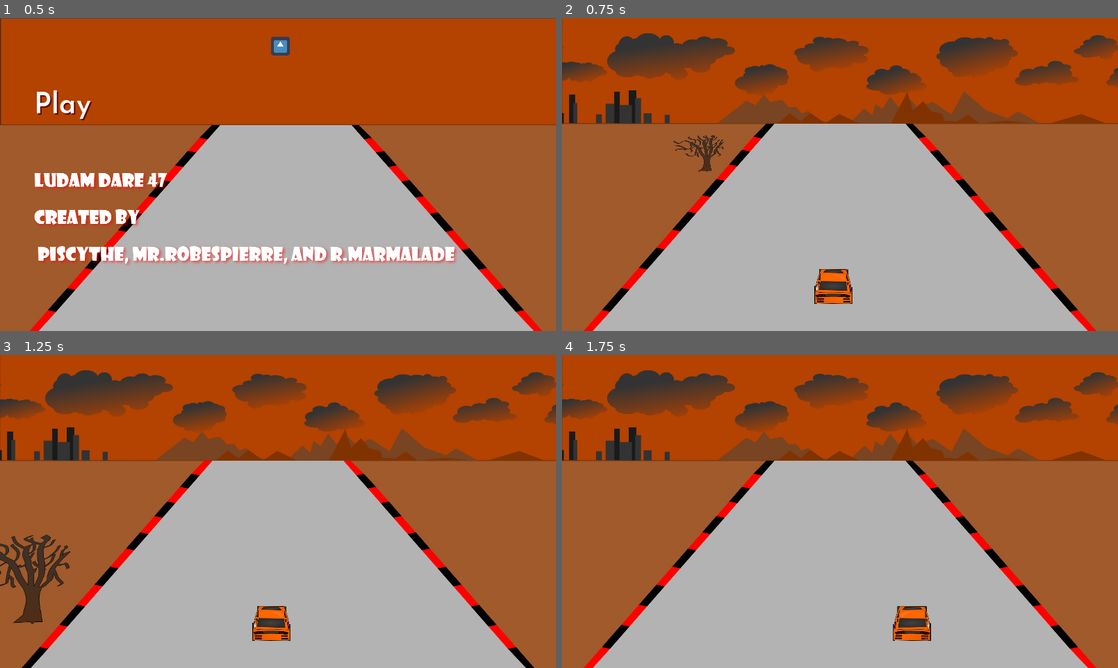
Above: before the commit, frames 1-4 (two rows, left to right).
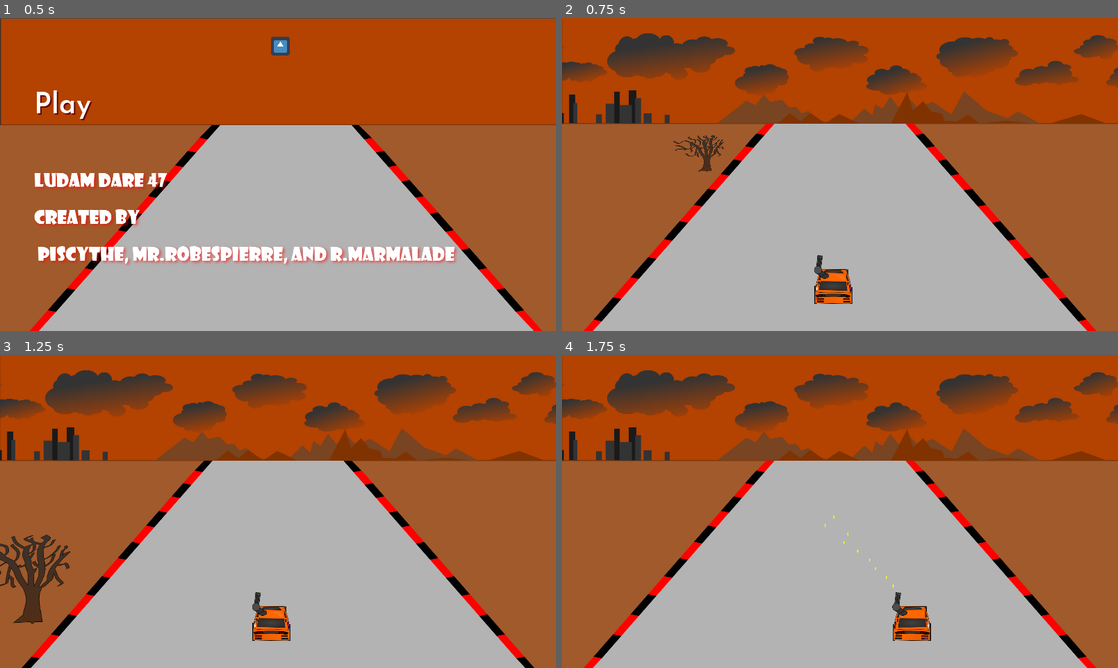
Above: after the commit, the same moments.

Repository: adambraude/LD47
Game: Godot game, scene res://test scene.tscn
Two runs of this game, one before a commit and one after it. Both use one fixed random seed, a clock stepped at 60 frames per second and the inputs below. The engine's default icon, where the game draws it, is replaced by a stand-in: a white triangle on a blue panel in a dark square.
Inputs:
- Up to frame 1 (0.5 s): no input
- Up to frame 2 (0.75 s): click "Play" at 0.5 s
- Up to frame 3 (1.25 s): no input
- Up to frame 4 (1.75 s): hold Right (ui_right) from 1.28 s (still down); hold Space (shoot, bound only after the commit) from 1.28 s (still down)

Frame 1 is identical in both runs. In frame 2, 1.5% of the frame differs, in the area x 5-95%, y 33-100%; in frame 3, 1.5%; in frame 4, 1.5%.

Commit message:
add player gun

Diff:
--- a/Background.tscn
+++ b/Background.tscn
@@ -215,7 +215,6 @@
 scale = Vector2( 1, 1.00565 )
 frames = SubResource( 1 )
 animation = "Road"
-frame = 2
 playing = true
 
 [node name="TrackAnimator" type="AnimationPlayer" parent="Road"]
--- /dev/null
+++ b/Bullet-0.tscn
@@ -0,0 +1,23 @@
+[gd_scene load_steps=4 format=2]
+
+[ext_resource path="res://Bullet.gd" type="Script" id=1]
+[ext_resource path="res://assets/minigun_bullet.png" type="Texture" id=2]
+
+[sub_resource type="CircleShape2D" id=1]
+radius = 6.61229
+
+[node name="Bullet" type="Node2D"]
+script = ExtResource( 1 )
+velocity = 600
+
+[node name="Sprite" type="Sprite" parent="."]
+texture = ExtResource( 2 )
+
+[node name="Area2D" type="Area2D" parent="."]
+collision_layer = 512
+
+[node name="CollisionShape2D" type="CollisionShape2D" parent="Area2D"]
+shape = SubResource( 1 )
+
+[node name="VisibilityNotifier2D" type="VisibilityNotifier2D" parent="."]
+[connection signal="screen_exited" from="VisibilityNotifier2D" to="." method="_on_VisibilityNotifier2D_screen_exited"]
--- /dev/null
+++ b/Bullet.gd
@@ -0,0 +1,28 @@
+extends Node2D
+
+
+# Declare member variables here. Examples:
+export var velocity = 0
+export var direction = 0
+export var drag = 0
+
+
+# Called when the node enters the scene tree for the first time.
+func _ready():
+	pass # Replace with function body.
+
+
+# Called every frame. 'delta' is the elapsed time since the previous frame.
+func _process(delta):
+	move_local_x(velocity*delta*cos(direction))
+	move_local_y(velocity*delta*sin(direction))
+	if (velocity < 0):
+		velocity = 0
+	else:
+		velocity -= delta*drag
+	pass
+
+
+func _on_VisibilityNotifier2D_screen_exited():
+	queue_free()
+	pass
--- a/Game.tscn
+++ b/Game.tscn
@@ -11,9 +11,8 @@
 
 [node name="Background" parent="." instance=ExtResource( 3 )]
 
-[node name="Tree" parent="Background/ParallaxLayer" index="2"]
-position = Vector2( 625, 350 )
-scale = Vector2( 0.402148, 0.241901 )
+[node name="Road" parent="Background" index="2"]
+frame = 2
 
 [node name="Player" parent="." instance=ExtResource( 1 )]
 position = Vector2( 866.523, 839.91 )
@@ -27,7 +26,6 @@
 
 [node name="Fireball" parent="." instance=ExtResource( 4 )]
 position = Vector2( 982.285, 249.734 )
-collision_layer = 2
 contacts_reported = 100
 contact_monitor = true
 can_sleep = false
--- /dev/null
+++ b/Gun.gd
@@ -0,0 +1,29 @@
+extends Node2D
+
+
+# Declare member variables here. Examples:
+export var bulletType = "res://Bullet-0.tscn"
+var bulletScene
+var shooting = false;
+
+
+# Called when the node enters the scene tree for the first time.
+func _ready():
+	bulletScene = load(bulletType)
+	$AnimatedSprite.play()
+
+
+
+# Called every frame. 'delta' is the elapsed time since the previous frame.
+func _process(delta):
+	if(Input.is_action_pressed("shoot") and $cooldown.time_left == 0):
+		  $AnimatedSprite.animation = "fire"
+		  var bullet = bulletScene.instance()
+		  bullet.position = self.global_position
+		  bullet.direction = PI*3/2
+		  bullet.direction += rand_range(-PI/16, PI/16)
+		  get_node("/root/").add_child(bullet)
+		  $cooldown.start()
+	if(not Input.is_action_pressed("shoot")):
+		$AnimatedSprite.animation = "idle"
+	pass
--- /dev/null
+++ b/Gun.tscn
@@ -0,0 +1,31 @@
+[gd_scene load_steps=5 format=2]
+
+[ext_resource path="res://assets/minigun_mount.png" type="Texture" id=1]
+[ext_resource path="res://assets/minigun_mount_fire.png" type="Texture" id=2]
+[ext_resource path="res://Gun.gd" type="Script" id=3]
+
+[sub_resource type="SpriteFrames" id=1]
+animations = [ {
+"frames": [ ExtResource( 1 ) ],
+"loop": true,
+"name": "idle",
+"speed": 5.0
+}, {
+"frames": [ ExtResource( 1 ), ExtResource( 2 ) ],
+"loop": true,
+"name": "fire",
+"speed": 24.0
+} ]
+
+[node name="Gun" type="Node2D"]
+script = ExtResource( 3 )
+
+[node name="AnimatedSprite" type="AnimatedSprite" parent="."]
+position = Vector2( -19.8611, -28.3083 )
+frames = SubResource( 1 )
+animation = "idle"
+centered = false
+
+[node name="cooldown" type="Timer" parent="."]
+wait_time = 0.05
+one_shot = true
--- a/Main.tscn
+++ b/Main.tscn
@@ -12,7 +12,7 @@
 [node name="Background" parent="." instance=ExtResource( 1 )]
 
 [node name="Road" parent="Background" index="2"]
-frame = 0
+frame = 1
 
 [node name="MobTimer" type="Timer" parent="."]
 wait_time = 2.0
--- a/PlayerDone.tscn
+++ b/PlayerDone.tscn
@@ -1,7 +1,8 @@
-[gd_scene load_steps=5 format=2]
+[gd_scene load_steps=6 format=2]
 
 [ext_resource path="res://Player.gd" type="Script" id=1]
 [ext_resource path="res://assets/car0_base.png" type="Texture" id=2]
+[ext_resource path="res://Gun.tscn" type="PackedScene" id=3]
 
 [sub_resource type="RectangleShape2D" id=1]
 extents = Vector2( 63.3024, 64.1042 )
@@ -41,4 +42,7 @@
 frames = SubResource( 2 )
 animation = "Moving"
 offset = Vector2( -1.39581, -3.86515 )
+
+[node name="Gun" parent="." instance=ExtResource( 3 )]
+position = Vector2( 91.1275, 16.5302 )
 [connection signal="body_entered" from="." to="." method="_on_Player_body_entered"]
--- a/project.godot
+++ b/project.godot
@@ -27,6 +27,22 @@
 window/stretch/mode="2d"
 window/stretch/aspect="keep"
 
+[input]
+
+ui_accept={
+"deadzone": 0.5,
+"events": [ Object(InputEventKey,"resource_local_to_scene":false,"resource_name":"","device":0,"alt":false,"shift":false,"control":false,"meta":false,"command":false,"pressed":false,"scancode":16777221,"unicode":0,"echo":false,"script":null)
+, Object(InputEventKey,"resource_local_to_scene":false,"resource_name":"","device":0,"alt":false,"shift":false,"control":false,"meta":false,"command":false,"pressed":false,"scancode":16777222,"unicode":0,"echo":false,"script":null)
+, Object(InputEventJoypadButton,"resource_local_to_scene":false,"resource_name":"","device":0,"button_index":0,"pressure":0.0,"pressed":false,"script":null)
+ ]
+}
+shoot={
+"deadzone": 0.5,
+"events": [ Object(InputEventKey,"resource_local_to_scene":false,"resource_name":"","device":0,"alt":false,"shift":false,"control":false,"meta":false,"command":false,"pressed":false,"scancode":32,"unicode":0,"echo":false,"script":null)
+, Object(InputEventKey,"resource_local_to_scene":false,"resource_name":"","device":0,"alt":false,"shift":false,"control":false,"meta":false,"command":false,"pressed":false,"scancode":16777238,"unicode":0,"echo":false,"script":null)
+ ]
+}
+
 [rendering]
 
 quality/driver/driver_name="GLES2"
Binary file changed: assets/minigun_mount.png
